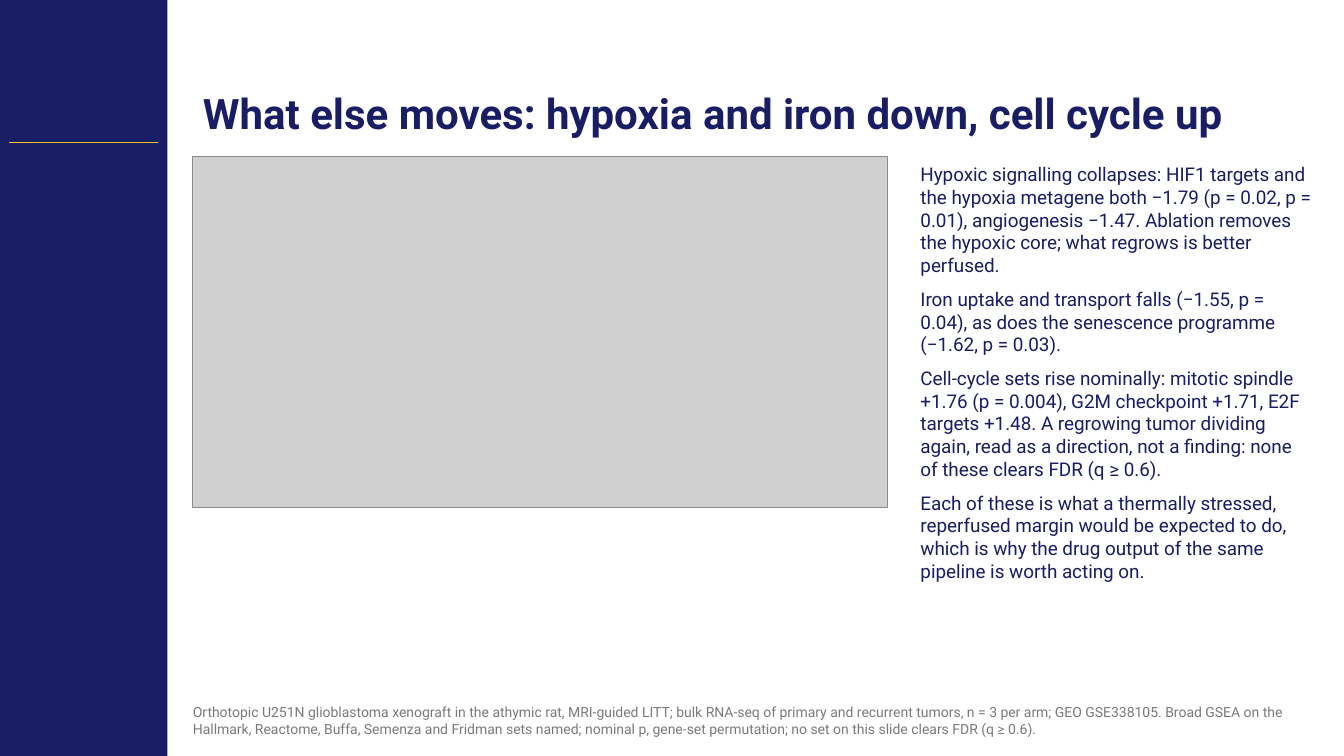
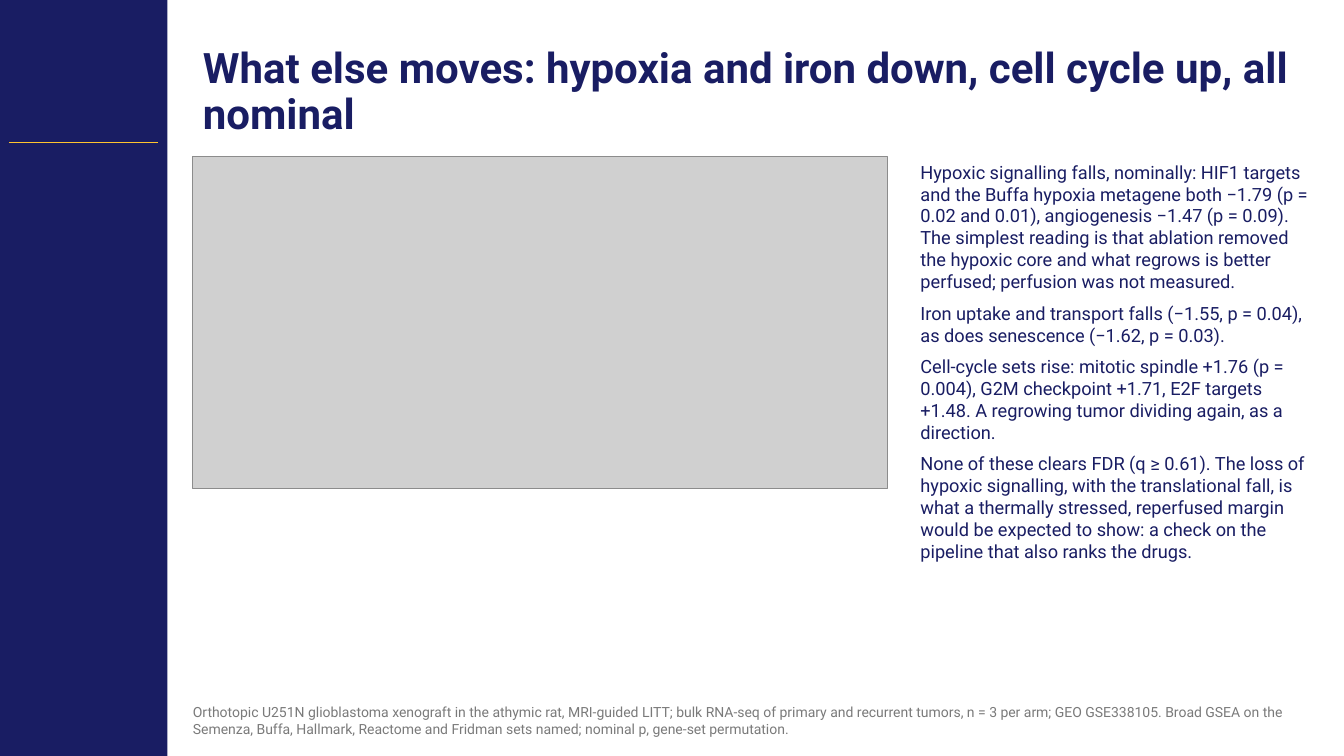
Before and after one commit to Gregory-Schwing-MD-PhD/u251-xenograft-rat-RNASeq-study, a slide deck: slide 14 of SLIDES/CNS2026_Schwing_Abstract418_CNStemplate.pptx (slide 11 before the commit). Drawn at 1344x756 pixels with LibreOffice and Linux fonts; fonts in the diff are those of the drawing; grey boxes stand for pictures; background and template pictures are left out. Boxes give left, top, right and bottom in pixels: in the first picture for what was removed or moved away, otherwise in the second. Text is boxed around its words. In the diff, an @@ line names an element or a change of style, - is before the commit and + after.

```diff
--- a/SLIDES/CNS2026_Schwing_Abstract418_CNStemplate.pptx
+++ b/SLIDES/CNS2026_Schwing_Abstract418_CNStemplate.pptx
@@ title at (203, 51, 1288, 130): text changed @@
-What else moves: hypoxia and iron down, cell cycle up
+What else moves: hypoxia and iron down, cell cycle up, all nominal
@@ picture: place and size @@
-picture at (193, 156, 887, 507)
+picture at (193, 156, 887, 488)
@@ text at (920, 165, 1305, 562): text changed; size 13.5 to 13 pt @@
-Hypoxic signalling collapses: HIF1 targets and the hypoxia metagene both −1.79 (p = 0.02, p = 0.01), angiogenesis −1.47. Ablation removes the hypoxic core; what regrows is better perfused.
-Iron uptake and transport falls (−1.55, p = 0.04), as does the senescence programme (−1.62, p = 0.03).
-Cell-cycle sets rise nominally: mitotic spindle +1.76 (p = 0.004), G2M checkpoint +1.71, E2F targets +1.48. A regrowing tumor dividing again, read as a direction, not a finding: none of these clears FDR (q ≥ 0.6).
-Each of these is what a thermally stressed, reperfused margin would be expected to do, which is why the drug output of the same pipeline is worth acting on.
+Hypoxic signalling falls, nominally: HIF1 targets and the Buffa hypoxia metagene both −1.79 (p = 0.02 and 0.01), angiogenesis −1.47 (p = 0.09). The simplest reading is that ablation removed the hypoxic core and what regrows is better perfused; perfusion was not measured.
+Iron uptake and transport falls (−1.55, p = 0.04), as does senescence (−1.62, p = 0.03).
+Cell-cycle sets rise: mitotic spindle +1.76 (p = 0.004), G2M checkpoint +1.71, E2F targets +1.48. A regrowing tumor dividing again, as a direction.
+None of these clears FDR (q ≥ 0.61). The loss of hypoxic signalling, with the translational fall, is what a thermally stressed, reperfused margin would be expected to show: a check on the pipeline that also ranks the drugs.
@@ text at (193, 706, 1283, 737): text changed @@
-Orthotopic U251N glioblastoma xenograft in the athymic rat, MRI-guided LITT; bulk RNA-seq of primary and recurrent tumors, n = 3 per arm; GEO GSE338105. Broad GSEA on the Hallmark, Reactome, Buffa, Semenza and Fridman sets named; nominal p, gene-set permutation; no set on this slide clears FDR (q ≥ 0.6).
+Orthotopic U251N glioblastoma xenograft in the athymic rat, MRI-guided LITT; bulk RNA-seq of primary and recurrent tumors, n = 3 per arm; GEO GSE338105. Broad GSEA on the Semenza, Buffa, Hallmark, Reactome and Fridman sets named; nominal p, gene-set permutation.
```
Also in this commit, not shown: 16 other slides changed, 7 slides added, 1 slide removed, 51 other files.
